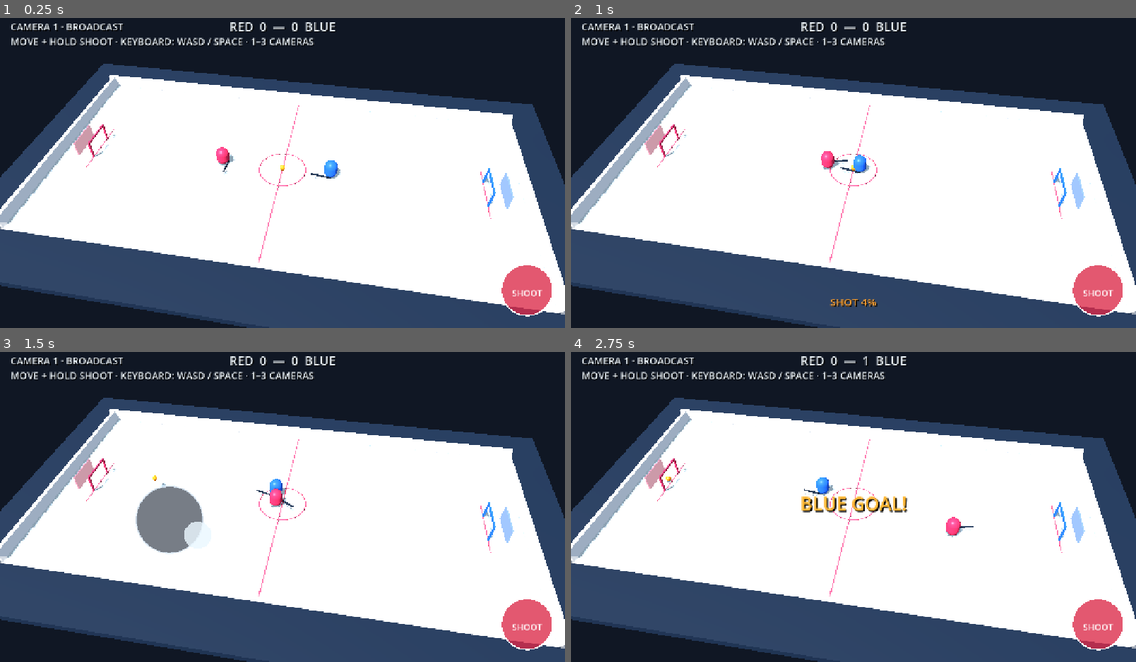
Above: before the commit, frames 1-4 (two rows, left to right).
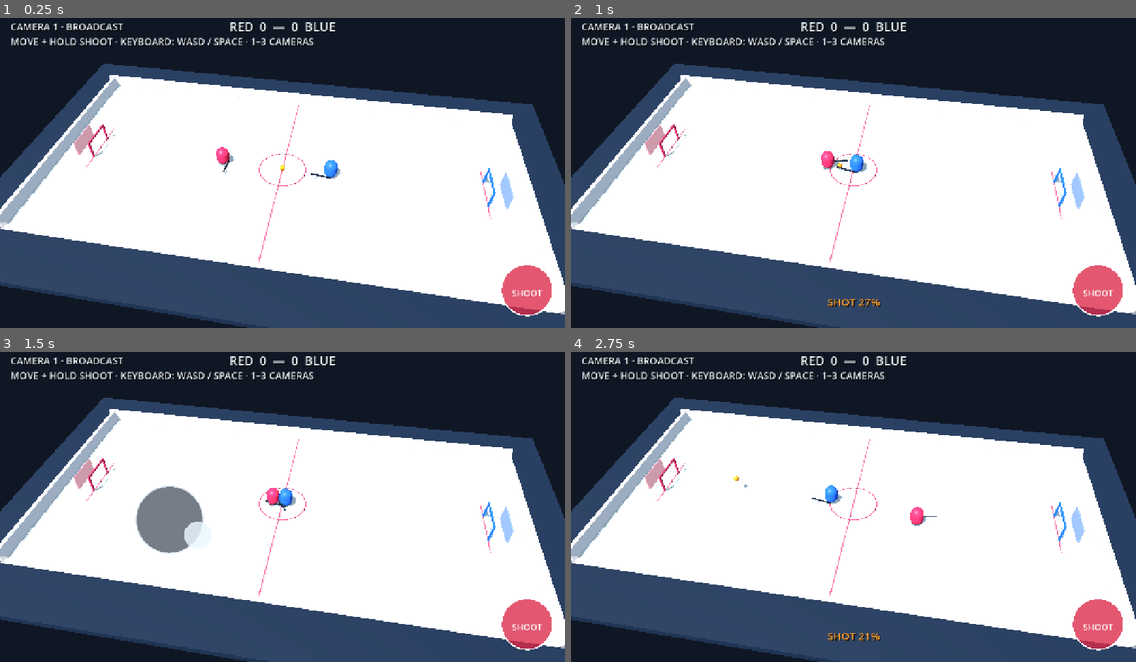
Above: after the commit, the same moments.

Repository: dylanwatsonsoftware/floorball-frenzy-3d
Game: Godot game, scene res://scenes/app/main.tscn
Two runs of this game, one before a commit and one after it. Both use one fixed random seed, a clock stepped at 60 frames per second and the inputs below.
Inputs (mouse positions are in pixels of both pictures, inside the frame that each line leads up to):
- Up to frame 1 (0.25 s): no input
- Up to frame 2 (1 s): tap Enter at 0.5 s; move the mouse to (977, 154) at 0.52 s; hold D (move_right) from 0.53 s (still down); hold Space (shoot) from 0.53 s (still down); click (977, 154) at 0.67 s
- Up to frame 3 (1.5 s): release D (move_right) at 1.25 s; release Space (shoot) at 1.25 s; drag from (169, 519) to (254, 565) at 1.27 s
- Up to frame 4 (2.75 s): move the mouse to (910, 432) at 2.02 s; hold D (move_right) from 2.03 s (still down); hold Space (shoot) from 2.03 s (still down); tap 1 at 2.1 s

Frame 1 is identical in both runs. In frame 2, 0.3% of the frame differs, in the area x 45-55%, y 44-94%; in frame 3, 0.3%; in frame 4, 1.4%, in the area x 16-72%, y 1-94%.

Commit message:
feat: add contested ball dribbling

Diff:
--- a/scripts/gameplay/ball_controller.gd
+++ b/scripts/gameplay/ball_controller.gd
@@ -2,12 +2,14 @@
 
 const BallSimulationScript = preload("res://scripts/simulation/ball_simulation.gd")
 const MatchSimulationScript = preload("res://scripts/simulation/match_simulation.gd")
+const BallInteractionScript = preload("res://scripts/simulation/ball_interaction.gd")
 const MAX_CHARGE_SECONDS := 0.8
 const SHOOT_RANGE := 2.35
 
 var ball_velocity := Vector3.ZERO
 var _charge_seconds := 0.0
 var _player: CharacterBody3D
+var _opponent: CharacterBody3D
 var _charge_label: Label
 
 signal goal_scored(scorer: StringName)
@@ -21,8 +23,9 @@
 func _physics_process(delta: float) -> void:
 	var previous_position := position
 	var next_state := BallSimulationScript.step(position, ball_velocity, delta)
-	position = next_state.position
-	ball_velocity = next_state.velocity
+	var interaction_state := BallInteractionScript.step(next_state.position, next_state.velocity, _interaction_participants(), delta)
+	position = interaction_state.position
+	ball_velocity = interaction_state.velocity
 	var scorer := MatchSimulationScript.detect_goal(previous_position, position, ball_velocity)
 	if scorer != &"":
 		ball_velocity = Vector3.ZERO
@@ -68,6 +71,23 @@
 	return Vector2(offset.x, offset.z).length()
 
 
+func _interaction_participants() -> Array:
+	if _opponent == null:
+		_opponent = get_parent().get_node_or_null("Opponent") as CharacterBody3D
+	var participants := [{
+		"position": _player.global_position,
+		"velocity": _player.velocity,
+		"facing": _player.call("get_facing_direction"),
+	}]
+	if _opponent != null:
+		participants.append({
+			"position": _opponent.global_position,
+			"velocity": _opponent.velocity,
+			"facing": _opponent.call("get_facing_direction"),
+		})
+	return participants
+
+
 func _update_spin(delta: float) -> void:
 	var planar_speed := Vector2(ball_velocity.x, ball_velocity.z).length()
 	if planar_speed > 0.05:
--- /dev/null
+++ b/scripts/simulation/ball_interaction.gd
@@ -0,0 +1,75 @@
+class_name BallInteraction
+extends RefCounted
+
+const BODY_CONTACT_DISTANCE := 0.74
+const STICK_REACH := 1.3
+const STICK_CONTROL_RADIUS := 0.78
+const CONTROL_HEIGHT := 0.68
+const DRIBBLE_LEAD_SPEED := 2.2
+const VELOCITY_TRANSFER := 0.72
+const ASSIST_RATE := 8.0
+const MAX_CONTROL_SPEED := 10.0
+
+
+static func step(ball_position: Vector3, ball_velocity: Vector3, participants: Array, delta: float) -> Dictionary:
+	var next_position := ball_position
+	var next_velocity := ball_velocity
+	if ball_position.y > CONTROL_HEIGHT:
+		return _result(next_position, next_velocity, -1)
+
+	for participant in participants:
+		var player_position: Vector3 = participant.position
+		var player_velocity: Vector3 = participant.velocity
+		var planar_offset := Vector2(next_position.x - player_position.x, next_position.z - player_position.z)
+		var distance := planar_offset.length()
+		if distance >= BODY_CONTACT_DISTANCE:
+			continue
+
+		var fallback := Vector2(participant.facing.x, participant.facing.z).normalized()
+		var normal := planar_offset.normalized() if distance > 0.001 else fallback
+		if normal.is_zero_approx():
+			normal = Vector2.RIGHT
+		next_position.x = player_position.x + normal.x * BODY_CONTACT_DISTANCE
+		next_position.z = player_position.z + normal.y * BODY_CONTACT_DISTANCE
+
+		var relative_velocity := Vector2(player_velocity.x - next_velocity.x, player_velocity.z - next_velocity.z)
+		var transfer_speed := relative_velocity.dot(normal)
+		if transfer_speed > 0.0:
+			next_velocity.x += normal.x * transfer_speed * VELOCITY_TRANSFER
+			next_velocity.z += normal.y * transfer_speed * VELOCITY_TRANSFER
+
+	var controller := -1
+	if Vector2(next_velocity.x, next_velocity.z).length() > MAX_CONTROL_SPEED:
+		return _result(next_position, next_velocity, controller)
+	var closest_stick_distance := INF
+	for index in participants.size():
+		var participant: Dictionary = participants[index]
+		var facing := Vector2(participant.facing.x, participant.facing.z).normalized()
+		if facing.is_zero_approx():
+			continue
+		var player_planar := Vector2(participant.position.x, participant.position.z)
+		var stick_target := player_planar + facing * STICK_REACH
+		var ball_planar := Vector2(next_position.x, next_position.z)
+		var stick_distance := ball_planar.distance_to(stick_target)
+		if stick_distance <= STICK_CONTROL_RADIUS and stick_distance < closest_stick_distance:
+			controller = index
+			closest_stick_distance = stick_distance
+
+	if controller >= 0:
+		var owner: Dictionary = participants[controller]
+		var owner_facing := Vector2(owner.facing.x, owner.facing.z).normalized()
+		var target_velocity := Vector2(owner.velocity.x, owner.velocity.z) + owner_facing * DRIBBLE_LEAD_SPEED
+		var current_velocity := Vector2(next_velocity.x, next_velocity.z)
+		var assisted_velocity := current_velocity.lerp(target_velocity, clampf(delta * ASSIST_RATE, 0.0, 1.0))
+		next_velocity.x = assisted_velocity.x
+		next_velocity.z = assisted_velocity.y
+
+	return _result(next_position, next_velocity, controller)
+
+
+static func _result(position: Vector3, velocity: Vector3, controller: int) -> Dictionary:
+	return {
+		"position": position,
+		"velocity": velocity,
+		"controller": controller,
+	}
--- /dev/null
+++ b/tests/ball_interaction_test.gd
@@ -0,0 +1,71 @@
+extends SceneTree
+
+
+func _init() -> void:
+	var interaction := load("res://scripts/simulation/ball_interaction.gd")
+	if interaction == null:
+		fail("Ball interaction script is missing")
+		return
+
+	var player := {
+		"position": Vector3(0.0, 0.75, 0.0),
+		"velocity": Vector3(5.0, 0.0, 0.0),
+		"facing": Vector3.RIGHT,
+	}
+	var controlled: Dictionary = interaction.step(
+		Vector3(1.3, 0.22, 0.0),
+		Vector3.ZERO,
+		[player],
+		0.1
+	)
+	if controlled.controller != 0 or controlled.velocity.x <= 0.0:
+		fail("A grounded ball at the stick must follow the moving player; got %s" % controlled)
+		return
+
+	var distant: Dictionary = interaction.step(
+		Vector3(5.0, 0.22, 0.0),
+		Vector3(2.0, 0.0, 0.0),
+		[player],
+		0.1
+	)
+	if distant.controller != -1 or not distant.velocity.is_equal_approx(Vector3(2.0, 0.0, 0.0)):
+		fail("Distant balls must not receive possession assistance")
+		return
+
+	var airborne: Dictionary = interaction.step(
+		Vector3(1.3, 1.2, 0.0),
+		Vector3(2.0, -1.0, 0.0),
+		[player],
+		0.1
+	)
+	if airborne.controller != -1 or not airborne.velocity.is_equal_approx(Vector3(2.0, -1.0, 0.0)):
+		fail("Airborne balls must pass over possession assistance")
+		return
+
+	var fast_shot: Dictionary = interaction.step(
+		Vector3(1.3, 0.22, 0.0),
+		Vector3(14.0, 1.0, 0.0),
+		[player],
+		0.1
+	)
+	if fast_shot.controller != -1 or not fast_shot.velocity.is_equal_approx(Vector3(14.0, 1.0, 0.0)):
+		fail("Fast shots must not be captured by dribble assistance")
+		return
+
+	var body_contact: Dictionary = interaction.step(
+		Vector3(0.3, 0.22, 0.0),
+		Vector3.ZERO,
+		[player],
+		0.1
+	)
+	if body_contact.position.x < interaction.BODY_CONTACT_DISTANCE - 0.001:
+		fail("Player body contact must separate the ball; got %s" % body_contact.position)
+		return
+
+	print("Ball contact and dribbling are valid.")
+	quit(0)
+
+
+func fail(message: String) -> void:
+	push_error(message)
+	quit(1)
Not shown, added: scripts/simulation/ball_interaction.gd.uid
Not shown, added: tests/ball_interaction_test.gd.uid
